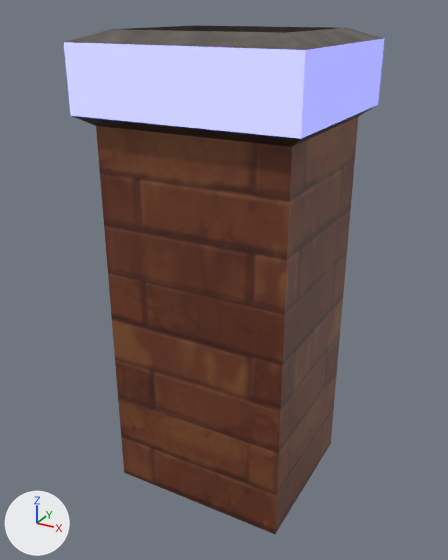
The glTF model export/models/Chimney2.glb as it was, and as the next commit left it.
Both versions are drawn from a 50 mm lens placed at (1.86, -3.5, 6.37), pointed at (-0.04, -0.04, 4.64). The lights are fixed; the arrows at lower left show +X, +Y and +Z. Where no turn or scale is listed for an object, it has been applied to the vertices.

Script lines for the objects in view, before the commit:
```python
me_scene_092 = bpy.data.meshes.new('Scene.092')
me_scene_092.from_pydata(...)  # 24 vertices, 42 faces; spans x -0.73..0.73, y -0.66..0.66, z 0.0..3.17
# faces by material slot: [8, 26, 8]
me_scene_092.materials.append(mat_christmas_log_interior_003)  # picture img_christmas_log_interior
me_scene_092.materials.append(mat_christmas_log_village_003)  # picture img_christmas_log_village_snow
me_scene_092.materials.append(mat_blueglow)  # white #ffffff
ob_chimmney_002 = bpy.data.objects.new('Chimmney.002', me_scene_092)
ob_chimmney_002.location = (0.0, 0.0, 3.091)
```
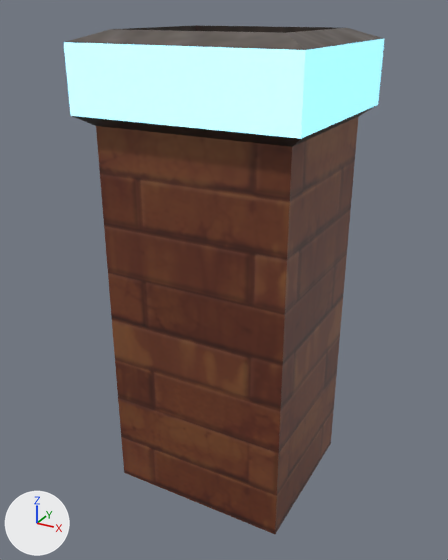
The change, as a list of edits to the scene's bpy script:
```text
Add mat_blueglowfix:
    mat_blueglowfix = principled_material('BlueGlowFix')
    mat_blueglowfix.base_color = (1.0, 1.0, 1.0)  # white #ffffff
    mat_blueglowfix.metallic = 1.0
    mat_blueglowfix.roughness = 1.0
    mat_blueglowfix.emission_color = (0.022, 0.598, 0.787)  # cyan #29cbe5
    mat_blueglowfix.emission_strength = 1.0
Change me_scene_092:
    where me_scene_092.from_pydata(...)  # 24 vertices, 42 faces; spans x -0.73..0.73, y -0.66..0.66, z 0.0..3.17
    remove me_scene_092.materials.append(mat_blueglow)  # white #ffffff
    add me_scene_092.materials.append(mat_blueglowfix)  # white #ffffff
```

Pixel boxes [x1, y1, x2, y2] of what changed, in the pictures (448 x 560 px):
'Chimmney.002', recoloured
    both: [64, 36, 384, 142]
